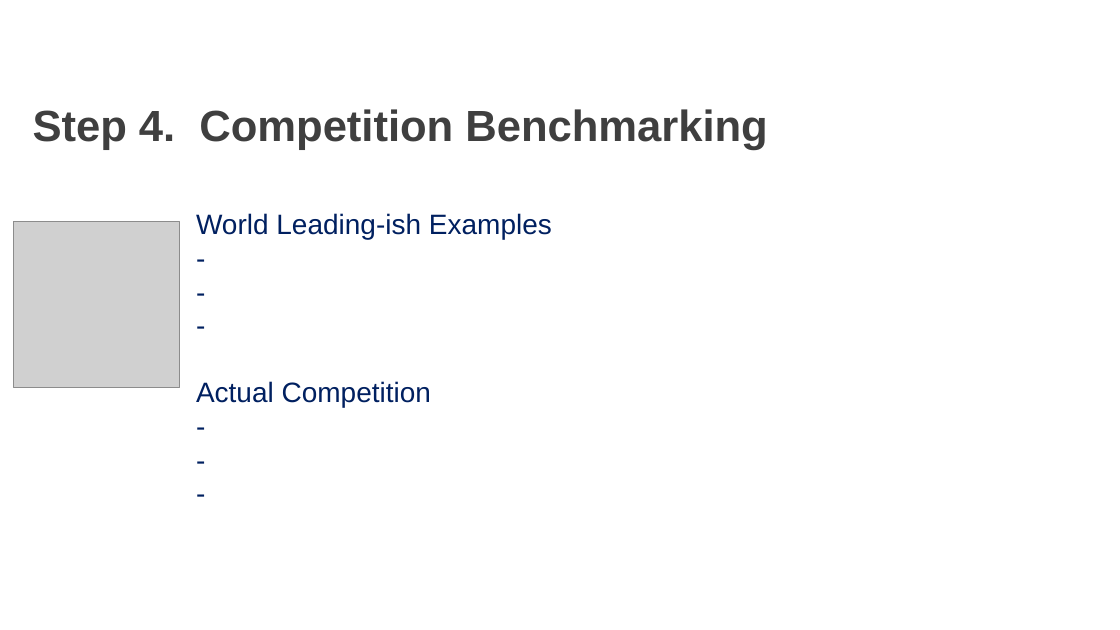
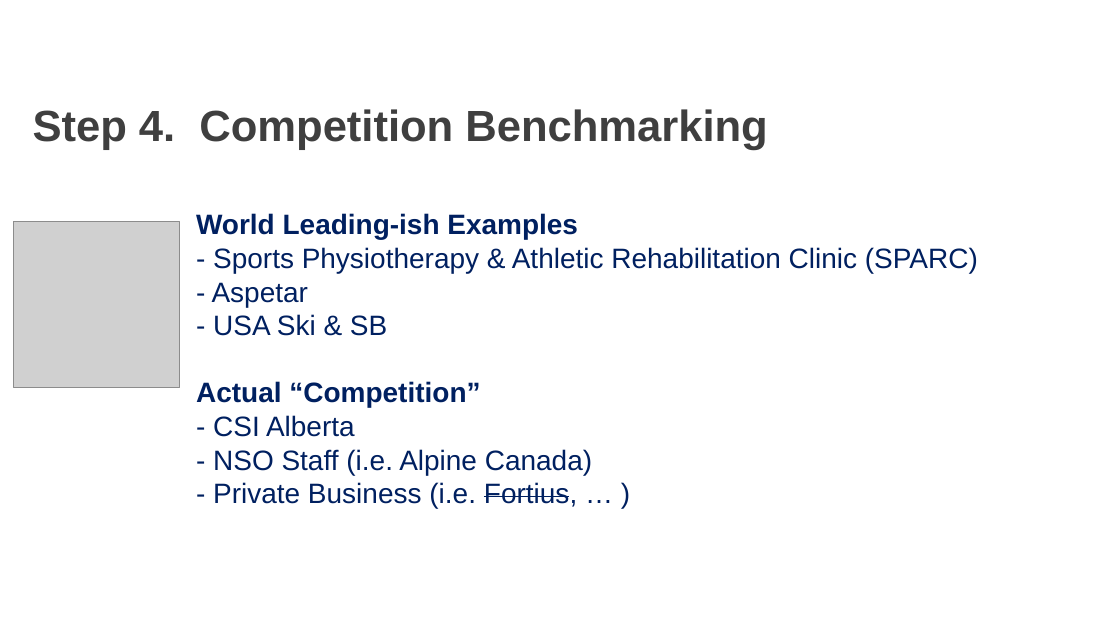
Before and after one commit to AKates717/CSI-Pacific-RTP, a slide deck: slide 5 of RTP Resources/RTP_Project_Pitch.pptx. Drawn at 1120x630 pixels with LibreOffice and Linux fonts; fonts in the diff are those of the drawing; grey boxes stand for pictures; background and template pictures are left out. Boxes give left, top, right and bottom in pixels: in the first picture for what was removed or moved away, otherwise in the second. Text is boxed around its words. In the diff, an @@ line names an element or a change of style, - is before the commit and + after.

```diff
--- a/RTP Resources/RTP_Project_Pitch.pptx
+++ b/RTP Resources/RTP_Project_Pitch.pptx
@@ text at [196,213,578,240]: bold on in "World Leading-ish Examples" @@
@@ text at [196,247,978,508]: text changed @@
--
--
--
-Actual Competition
--
--
--
+- Sports Physiotherapy & Athletic Rehabilitation Clinic (SPARC)
+- Aspetar
+- USA Ski & SB
+Actual “Competition”
+- CSI Alberta
+- NSO Staff (i.e. Alpine Canada)
+- Private Business (i.e. Fortius, … )
```
Also in this commit, not shown: 7 other slides changed, 2 slides added, 1 slide removed, 49 other files.
